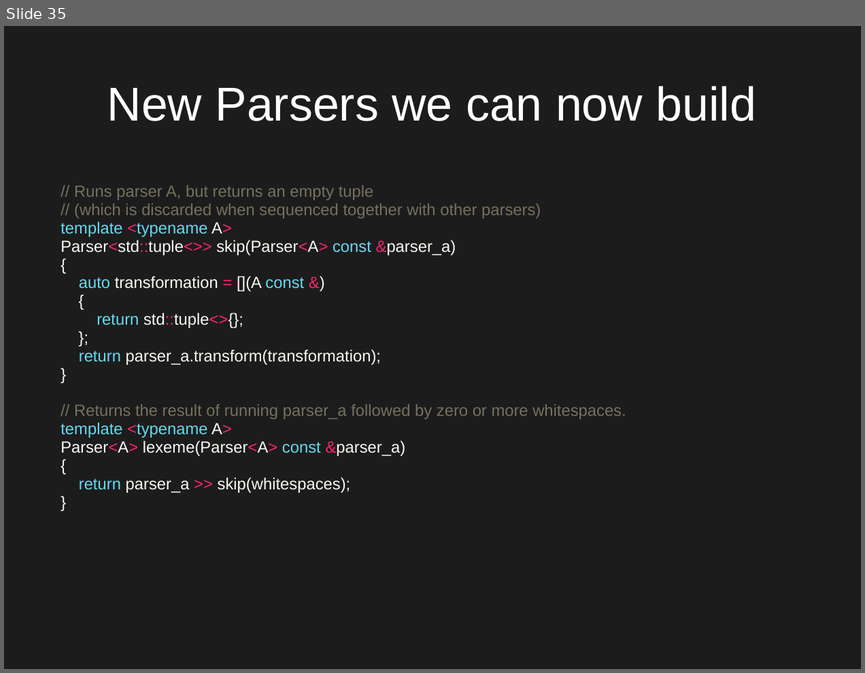
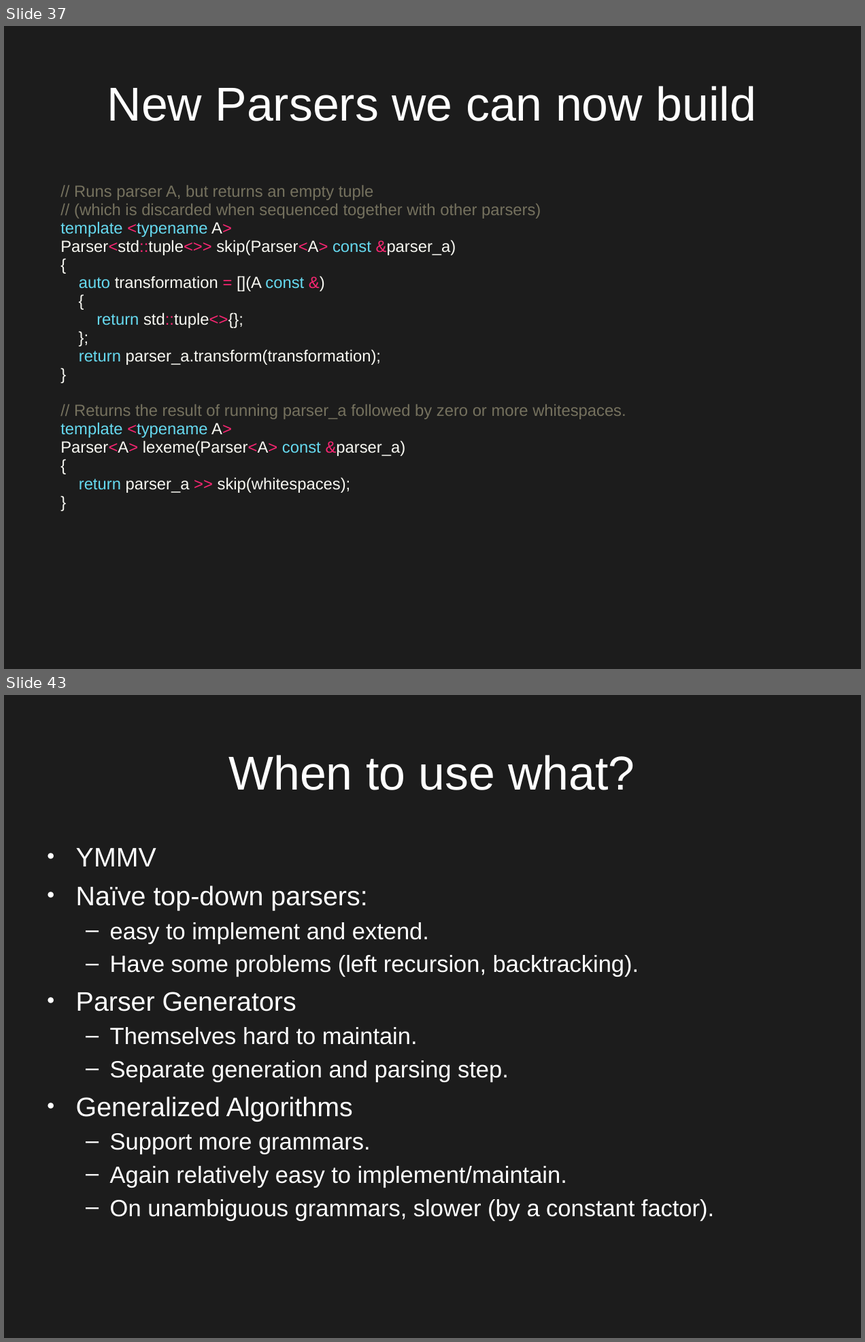
Before and after one commit to Qqwy/cc_pc, a slide deck: presentation2.odp. Shown one above the other, each under a label of ours: slide 35 before the commit, slides 37 and 43 after it; the slides between them are not shown. The pictures are 865x673 and 865x1342 pixels, drawn with LibreOffice and Linux fonts; fonts in the diff are those of the drawing. Boxes give left, top, right and bottom in pixels: in the first picture for what was removed or moved away, otherwise in the second. Text is boxed around its words. In the diff, an @@ line names an element or a change of style, - is before the commit and + after.

```diff
--- a/presentation2.odp
+++ b/presentation2.odp
@@ slide 43 added at [4, 695, 861, 1338], background #1C1C1C @@
@@ title added at [228, 755, 634, 790], 44 pt, text #FFFFFF @@
+When to use what?
@@ text added at [76, 848, 714, 1220], 21.7 pt, text #FFFFFF @@
+● YMMV
+● Naïve top-down parsers:
+  – easy to implement and extend.
+  – Have some problems (left recursion, backtracking).
+● Parser Generators
+  – Themselves hard to maintain.
+  – Separate generation and parsing step.
+● Generalized Algorithms
+  – Support more grammars.
+  – Again relatively easy to implement/maintain.
+  – On unambiguous grammars, slower (by a constant factor).
@@ what was slide 35 is now slide 37 @@
```
Also in this commit, not shown: 11 slides changed, 9 other slides added, 1 slide removed, 2 other files.
